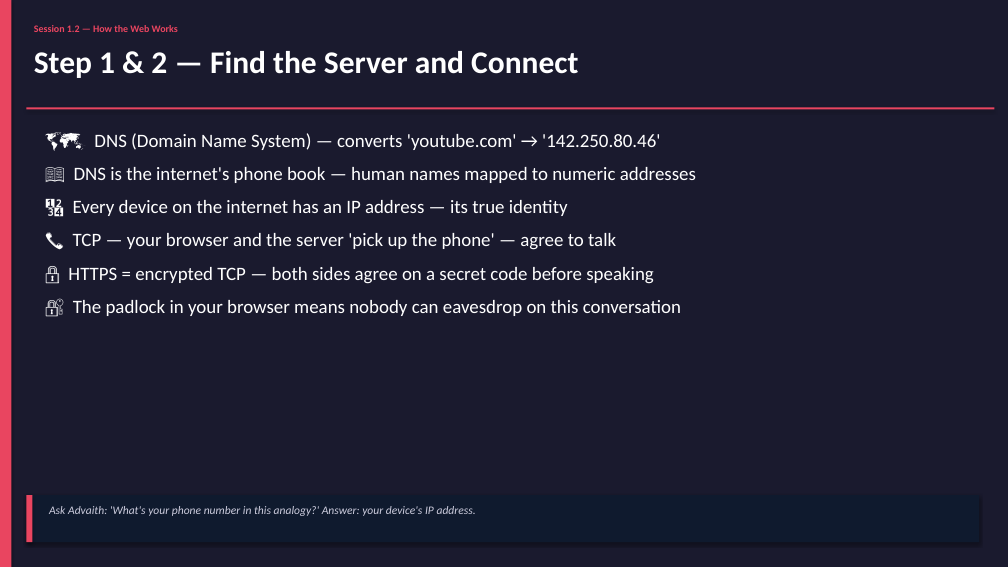
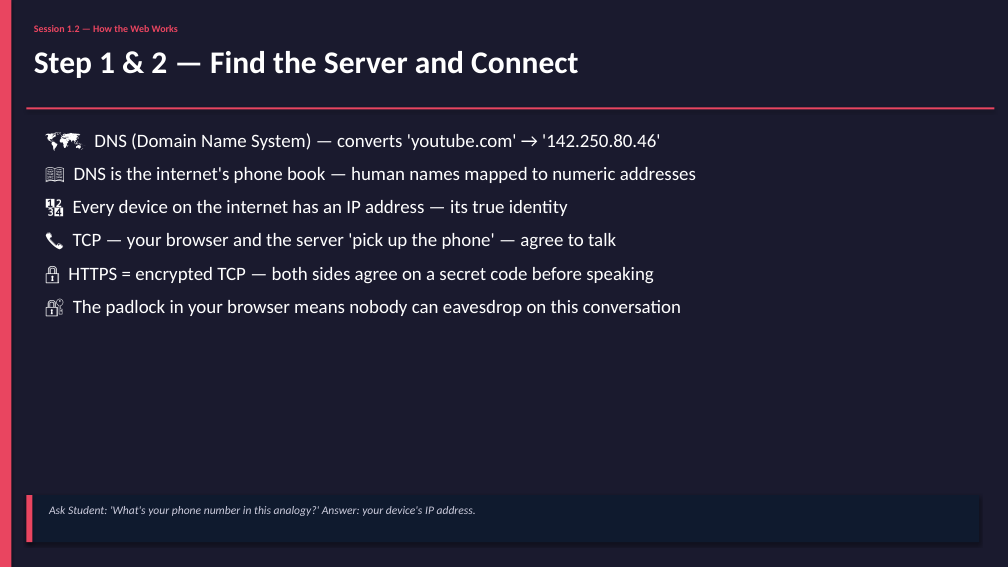
Before and after one commit to SreeGD/jumpstartm_c, a slide deck: slide 21 of curriculum_advaith.pptx. Drawn at 1008x567 pixels with LibreOffice and Linux fonts; fonts in the diff are those of the drawing. Boxes give left, top, right and bottom in pixels: in the first picture for what was removed or moved away, otherwise in the second. Text is boxed around its words. In the diff, an @@ line names an element or a change of style, - is before the commit and + after.

```diff
--- a/curriculum_advaith.pptx
+++ b/curriculum_advaith.pptx
@@ text at (49, 506, 476, 516): text changed @@
-Ask Advaith: 'What's your phone number in this analogy?' Answer: your device's IP address.
+Ask Student: 'What's your phone number in this analogy?' Answer: your device's IP address.
```
Also in this commit, not shown: 24 other slides changed, 35 other files.
